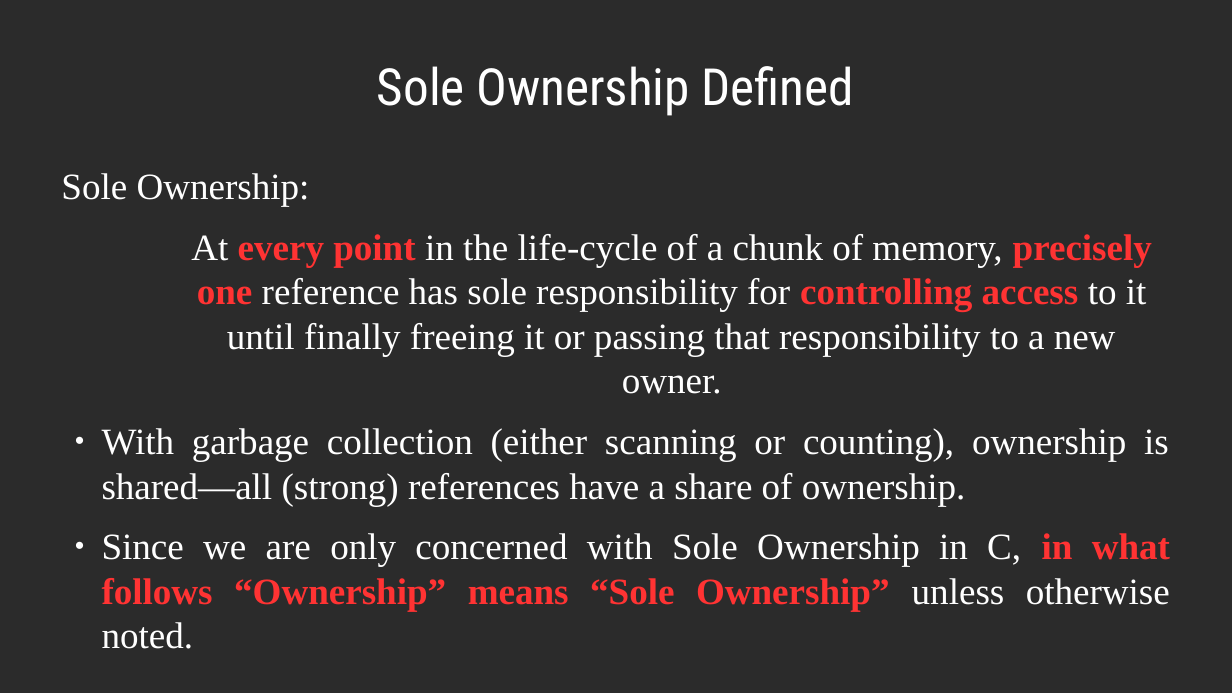
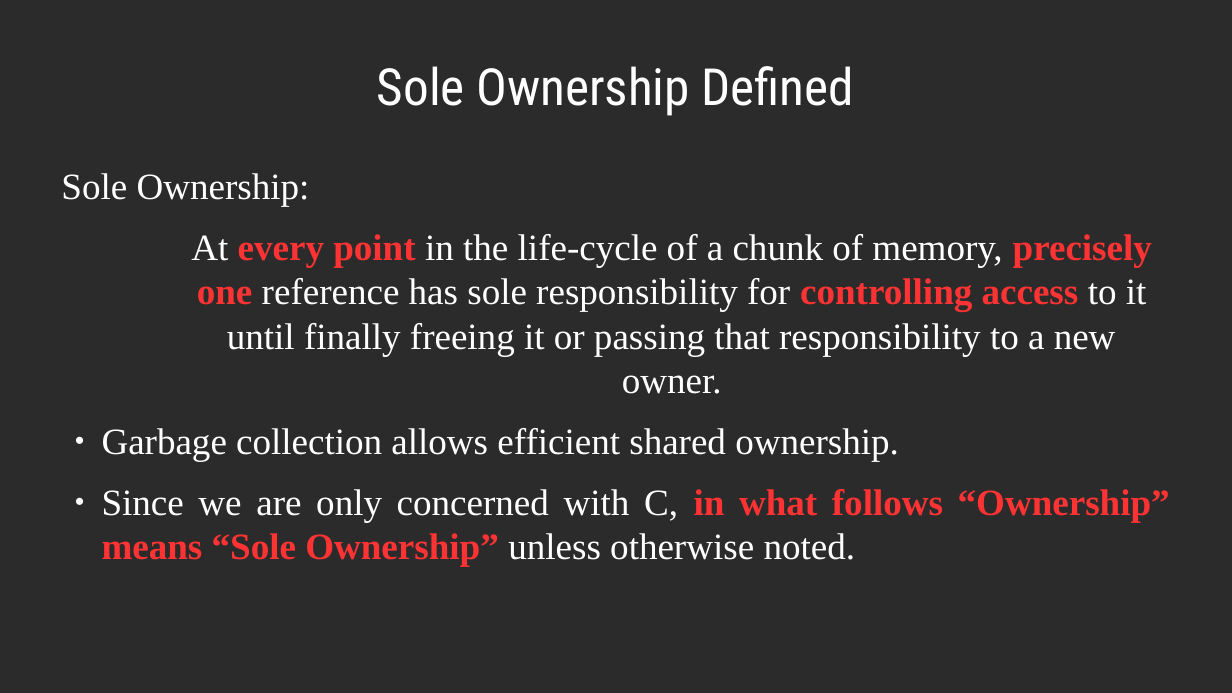
Before and after one commit to dllaurence/youngmanandc, a slide deck: slide 35 of 2020-youngmanandthec-scale.odp (slide 37 before the commit). Drawn at 1232x693 pixels with LibreOffice and Linux fonts; fonts in the diff are those of the drawing; background and template pictures are left out; a plain dark background stands for a picture behind light text. Boxes give left, top, right and bottom in pixels: in the first picture for what was removed or moved away, otherwise in the second. Text is boxed around its words. In the diff, an @@ line names an element or a change of style, - is before the commit and + after.

```diff
--- a/2020-youngmanandthec-scale.odp
+++ b/2020-youngmanandthec-scale.odp
@@ text at (102, 428, 1170, 567): text changed @@
-● With garbage collection (either scanning or counting), ownership is shared—all (strong) references have a share of ownership.
-● Since we are only concerned with Sole Ownership in C, in what follows “Ownership” means “Sole Ownership” unless otherwise noted.
+● Garbage collection allows efficient shared ownership.
+● Since we are only concerned with C, in what follows “Ownership” means “Sole Ownership” unless otherwise noted.
```
Also in this commit, not shown: 12 other slides changed, 15 slides added, 3 slides removed.
